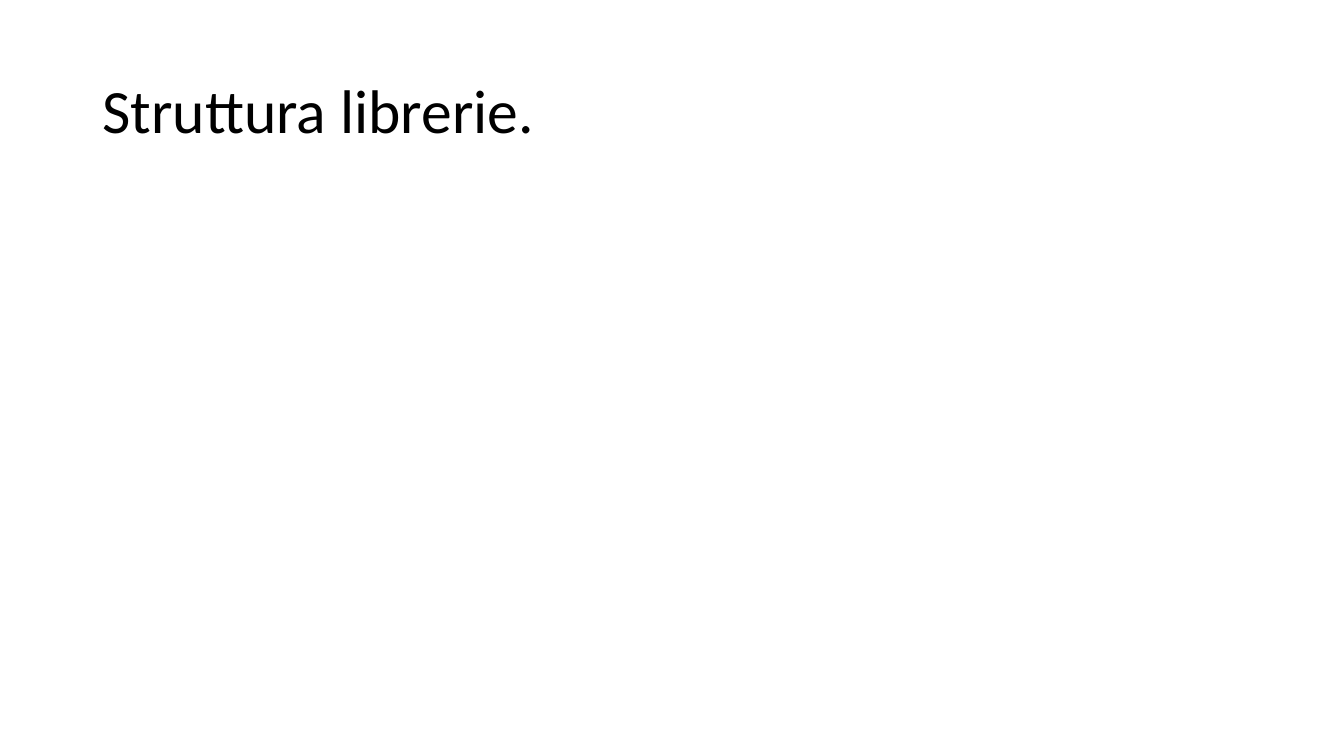
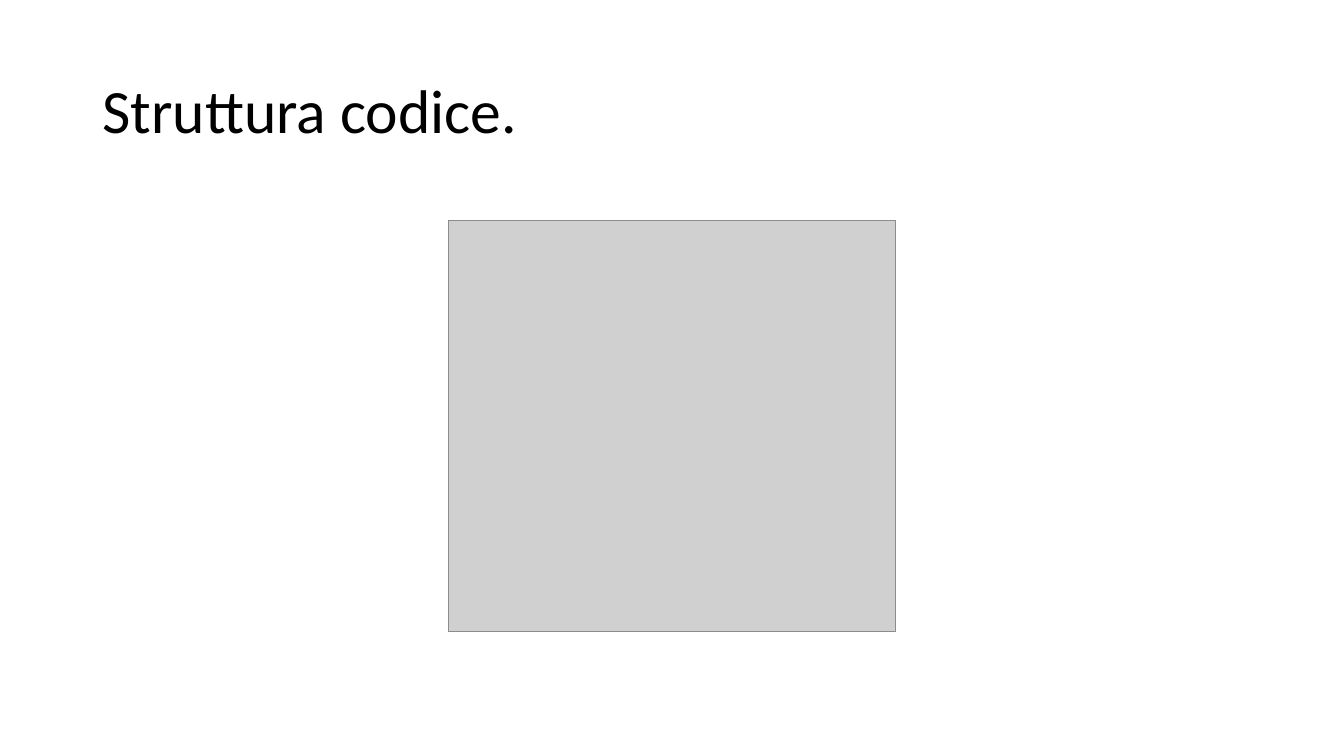
Before and after one commit to filippofinke/reaction-time-training, a slide deck: slide 10 of Presentations/Presentazione.pptx. Drawn at 1344x756 pixels with LibreOffice and Linux fonts; fonts in the diff are those of the drawing; grey boxes stand for pictures. Boxes give left, top, right and bottom in pixels: in the first picture for what was removed or moved away, otherwise in the second. Text is boxed around its words. In the diff, an @@ line names an element or a change of style, - is before the commit and + after.

```diff
--- a/Presentations/Presentazione.pptx
+++ b/Presentations/Presentazione.pptx
@@ title at (102,90,517,134): text changed @@
-Struttura librerie.
+Struttura codice.
@@ picture added at (449,220,896,632) @@
```
Also in this commit, not shown: 2 other slides changed, 2 slides added, 3 other files.
